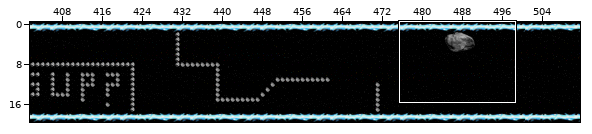
A Tiled map gets an edit: level28.tmx. Above, an overview of the earlier version with the close-up marked.
Close-up. Earlier state:
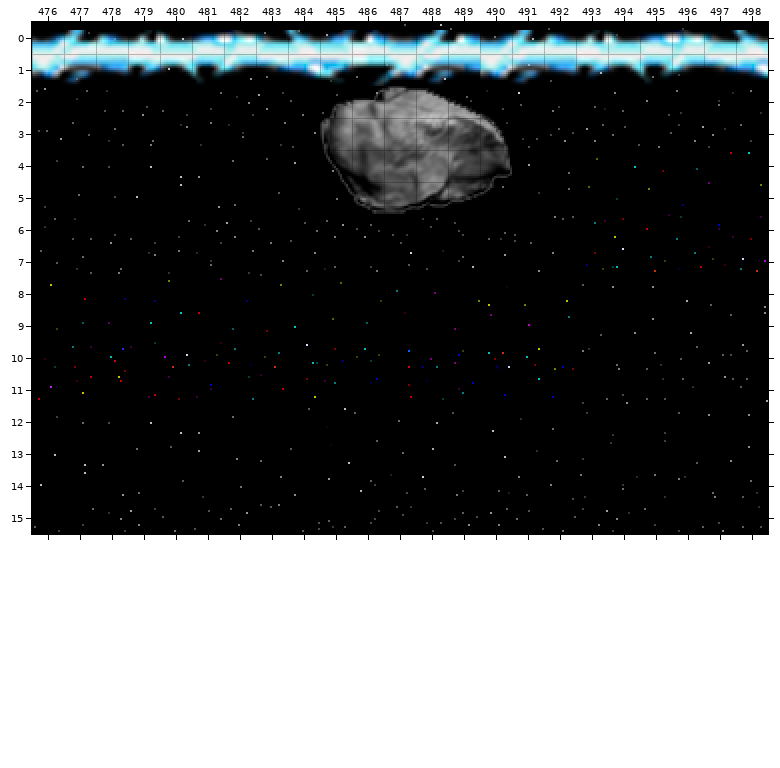
Cells are 16x16 px. Shown: x 476..498, y 0..15.
New version:
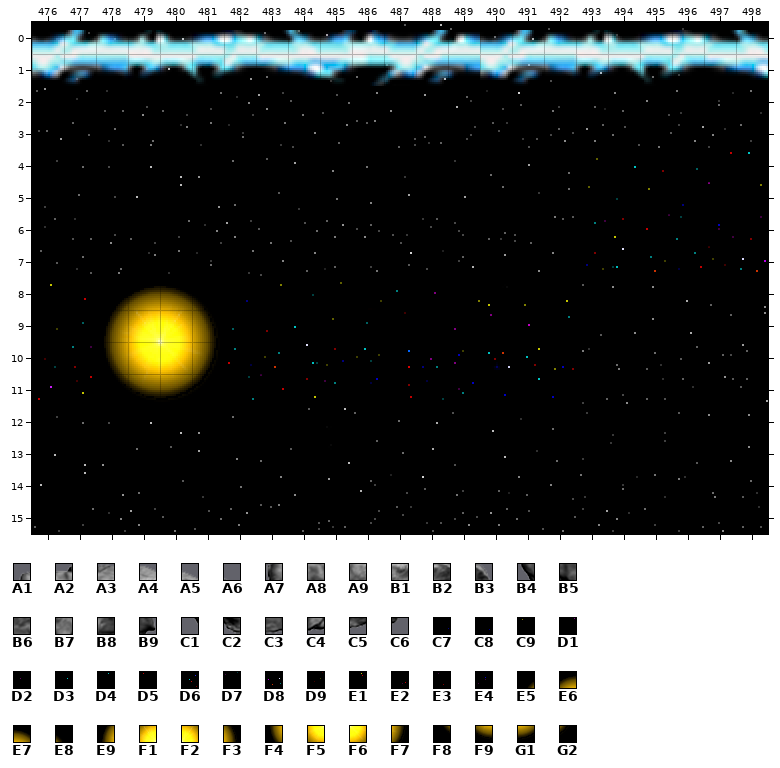
Key: from "reversePolarity Full": A1 3, A2 4, A3 5, A4 6, A5 7, A6 8, A7 63, A8 64, A9 65, B1 66, B2 67, B3 68, B4 123, B5 124, B6 125, B7 126, B8 127, B9 128, C1 183, C2 184, C3 185, C4 186, C5 187, C6 188, C7 285, C8 286, C9 287, D1 288, D2 345, D3 346, D4 347, D5 348, D6 405, D7 406, D8 407, D9 408, E1 465, E2 466, E3 467, E4 468, E5 764, E6 765, E7 766, E8 767, E9 824, F1 825, F2 826, F3 827, F4 884, F5 885, F6 886, F7 887, F8 944, F9 945, G1 946, G2 947.
__ is an empty cell.
Change:
{"where": "layer \"background\""}
{"y":8,"x":478,"old":"C7 C8 C9 D1","new":"E5 E6 E7 E8"}
{"y":9,"x":478,"old":"D2 D3 D4 D5","new":"E9 F1 F2 F3"}
{"y":10,"x":478,"old":"D6 D7 D8 D9","new":"F4 F5 F6 F7"}
{"y":11,"x":478,"old":"E1 E2 E3 E4","new":"F8 F9 G1 G2"}
{"where": "layer \"hazards\""}
{"y":2,"x":485,"old":"A1 A2 A3 A4 A5 A6","new":"__ __ __ __ __ __"}
{"y":3,"x":485,"old":"A7 A8 A9 B1 B2 B3","new":"__ __ __ __ __ __"}
{"y":4,"x":485,"old":"B4 B5 B6 B7 B8 B9","new":"__ __ __ __ __ __"}
{"y":5,"x":485,"old":"C1 C2 C3 C4 C5 C6","new":"__ __ __ __ __ __"}
{"label":"removed","picture_box":[320,86,512,214]}
{"label":"changed","picture_box":[104,278,222,400]}
